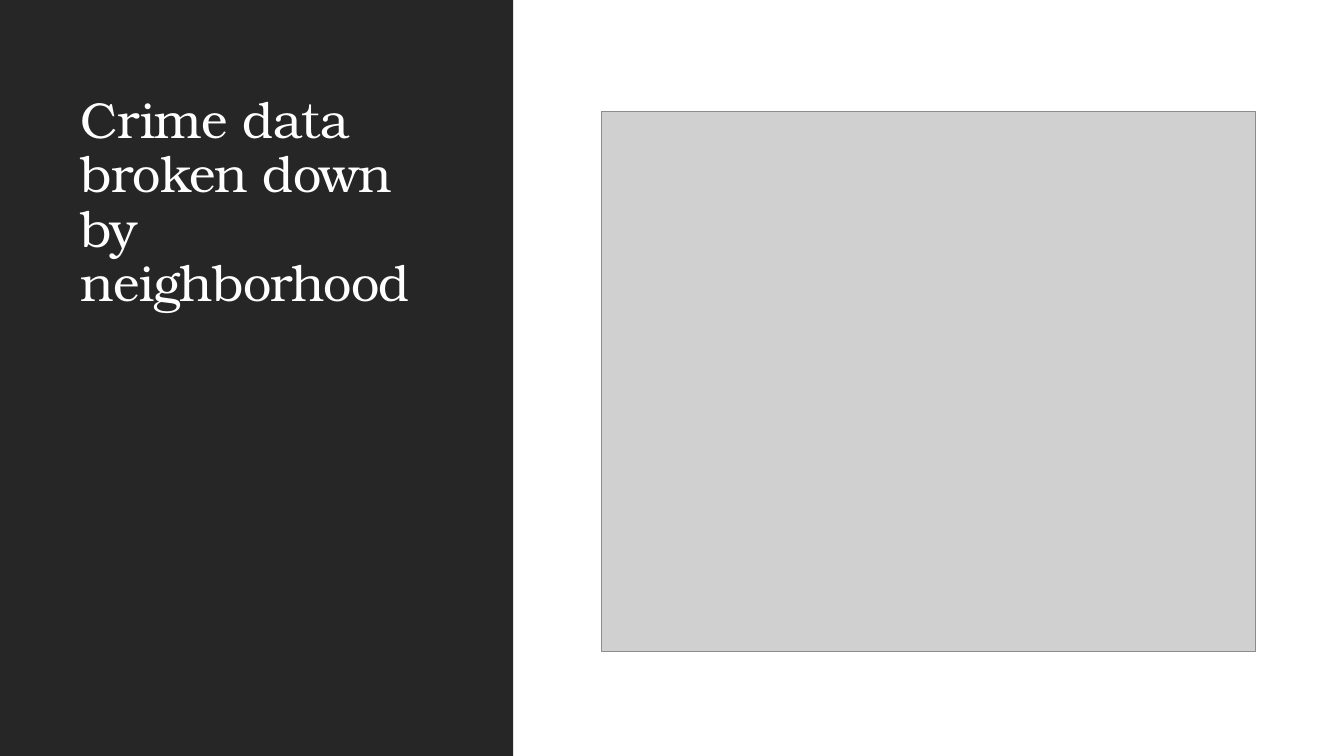
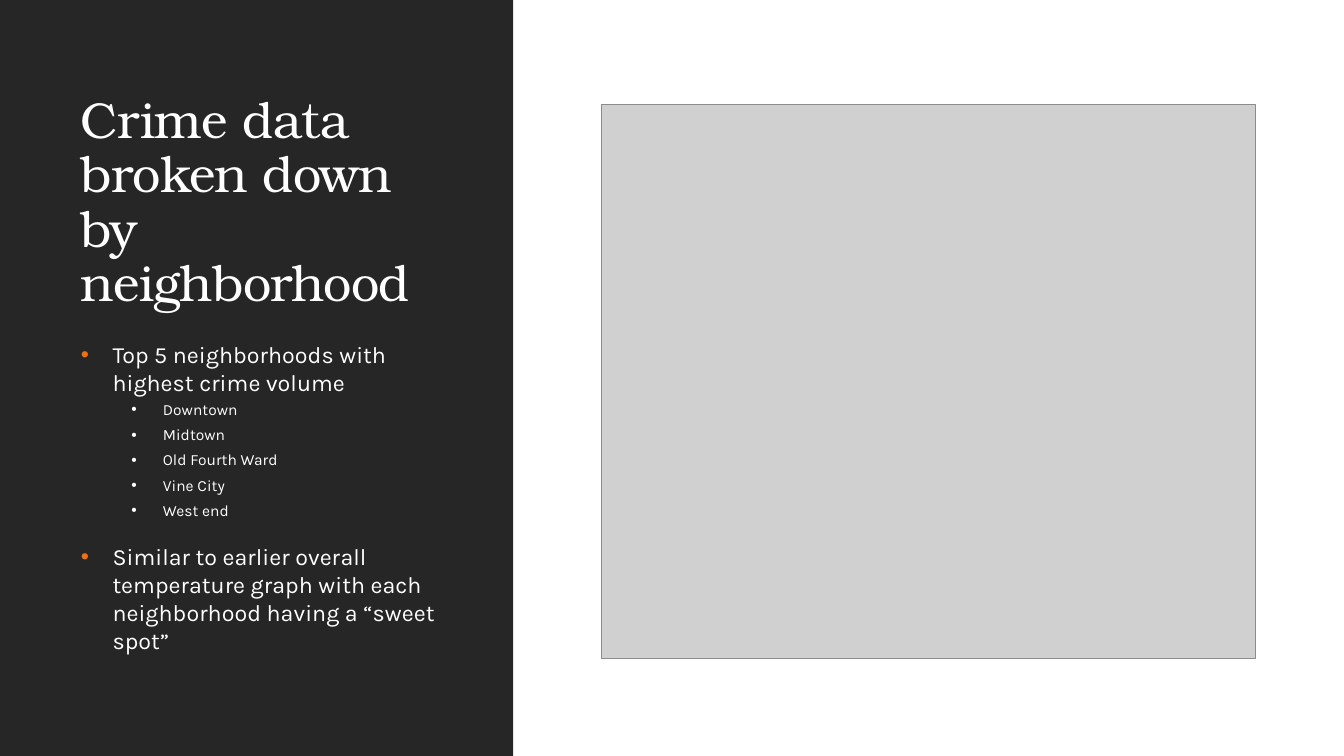
Before and after one commit to elqban753/ATL-weather-and-Crime, a slide deck: slide 12 of Crime Rate in relation to Weather in Atlanta.pptx. Drawn at 1344x756 pixels with LibreOffice and Linux fonts; fonts in the diff are those of the drawing; grey boxes stand for pictures. Boxes give left, top, right and bottom in pixels: in the first picture for what was removed or moved away, otherwise in the second. Text is boxed around its words. In the diff, an @@ line names an element or a change of style, - is before the commit and + after.

```diff
--- a/Crime Rate in relation to Weather in Atlanta.pptx
+++ b/Crime Rate in relation to Weather in Atlanta.pptx
@@ picture: place and size @@
-picture at [602, 111, 1255, 651]
+picture at [602, 104, 1255, 658]
@@ text added at [113, 347, 434, 654], 16.6 pt, text #FFFFFF @@
+• Top 5 neighborhoods with highest crime volume
+  • Downtown
+  • Midtown
+  • Old Fourth Ward
+  • Vine City
+  • West end
+• Similar to earlier overall temperature graph with each neighborhood having a “sweet spot”
```
Also in this commit, not shown: 9 other slides changed, 2 slides added, 1 slide removed, 1 other file.
